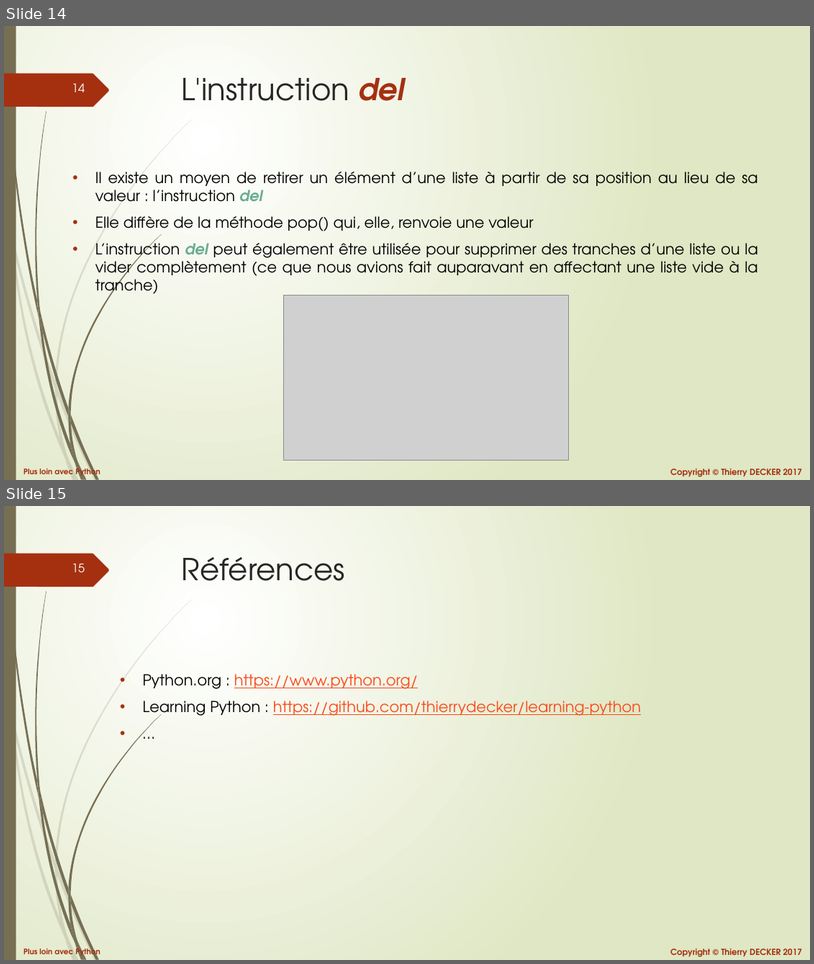
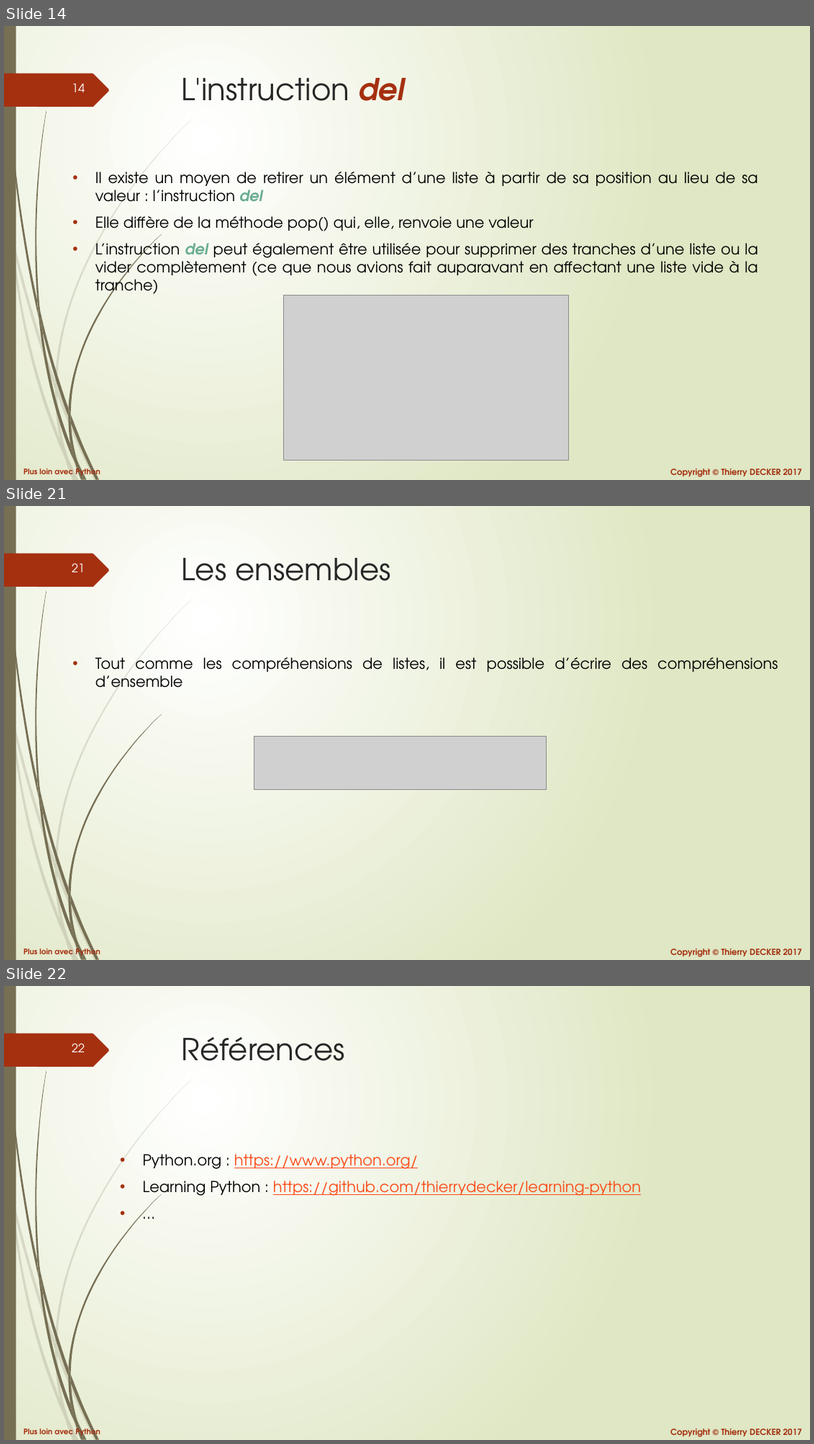
Before and after one commit to VikmanTheRacoon/learning-python, a slide deck: documentations/python-102.pptx. Shown one above the other, each under a label of ours: slides 14 and 15 before the commit, slides 14, 21 and 22 after it; the slides between them are not shown. The pictures are 814x964 and 814x1444 pixels, drawn with LibreOffice and Linux fonts; fonts in the diff are those of the drawing; grey boxes stand for pictures. Boxes give left, top, right and bottom in pixels: in the first picture for what was removed or moved away, otherwise in the second. Text is boxed around its words. In the diff, an @@ line names an element or a change of style, - is before the commit and + after.

```diff
--- a/documentations/python-102.pptx
+++ b/documentations/python-102.pptx
@@ slide 21 added at bbox=[4, 506, 810, 960], background gradient #FFFFFF to #DFE8C4; not listed: 27 template elements that a slide beside it also shows @@
@@ title added at bbox=[182, 558, 391, 581], 36 pt, text #262626 @@
+Les ensembles
@@ text added at bbox=[95, 657, 778, 687], 18 pt, text #000000 @@
+• Tout comme les compréhensions de listes, il est possible d’écrire des compréhensions d’ensemble
@@ picture added at bbox=[255, 736, 547, 790] @@
@@ what was slide 15 is now slide 22 @@
@@ page number at bbox=[72, 1043, 85, 1052]: text changed @@
-15
+22
```
Also in this commit, not shown: 6 other slides added, 1 other file.
